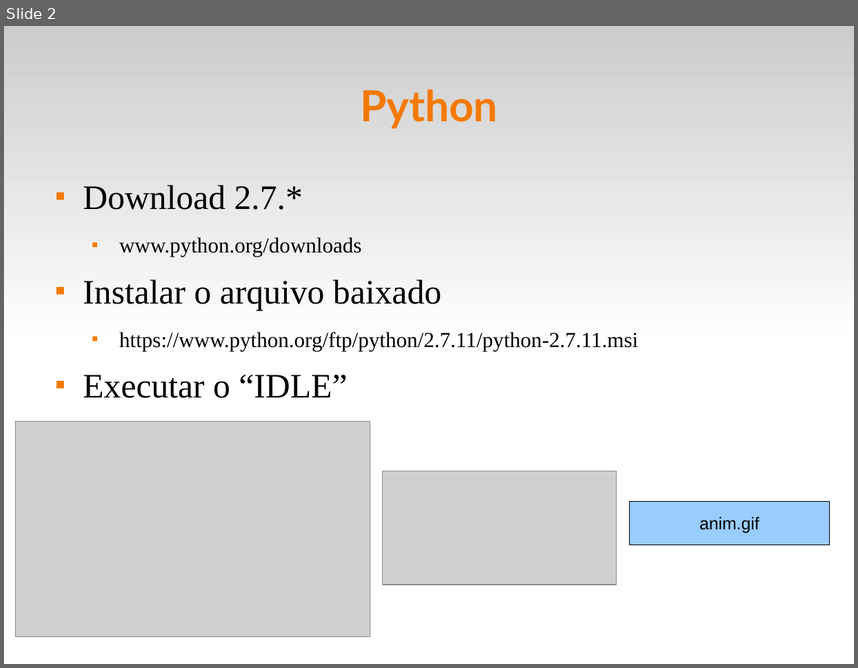
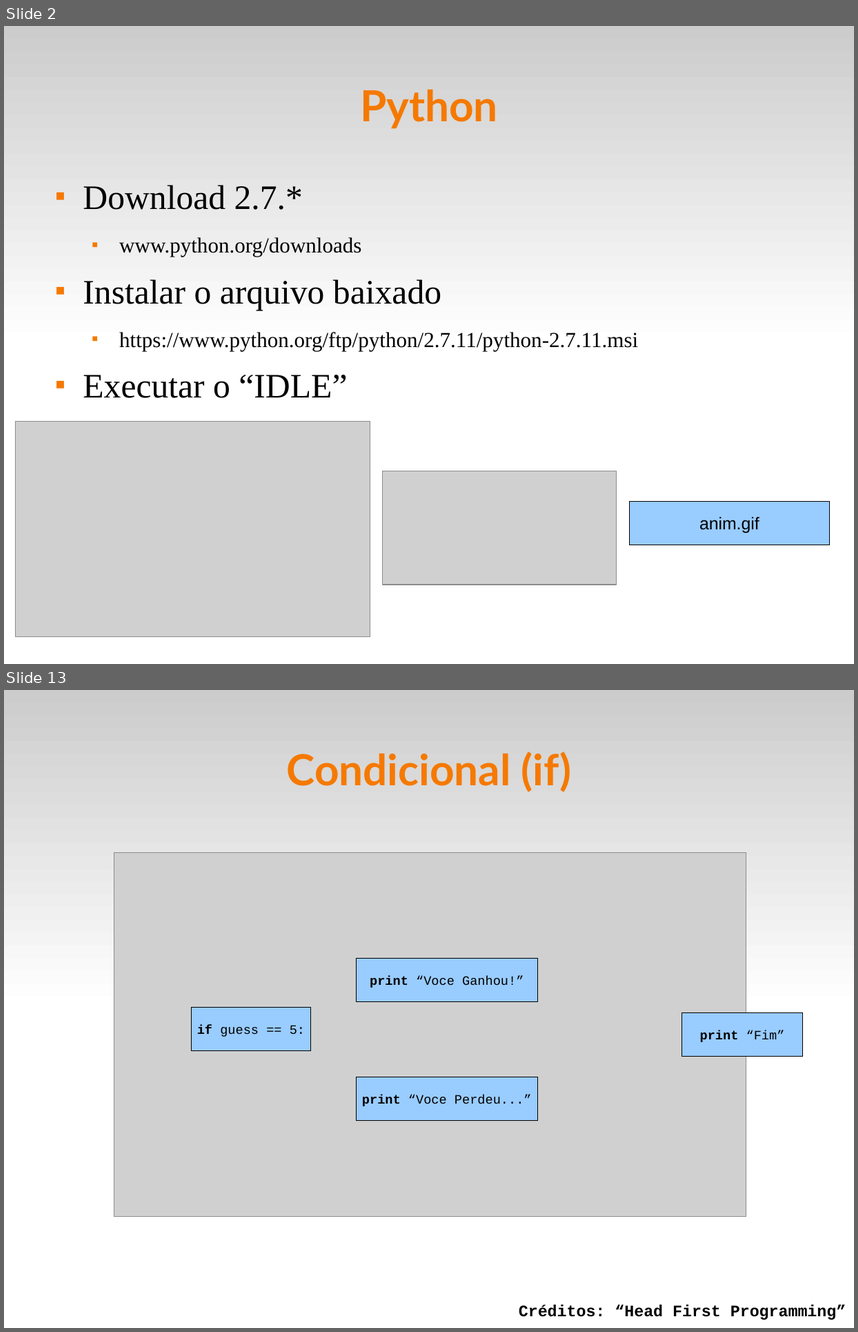
Before and after one commit to fsantanna-uerj/IPD, a slide deck: slides/ipd-02.odp. Shown one above the other, each under a label of ours: slide 2 before the commit, slides 2 and 13 after it; the slides between them are not shown. The pictures are 858x668 and 858x1332 pixels, drawn with LibreOffice and Linux fonts; fonts in the diff are those of the drawing; grey boxes stand for pictures. Boxes give left, top, right and bottom in pixels: in the first picture for what was removed or moved away, otherwise in the second. Text is boxed around its words. In the diff, an @@ line names an element or a change of style, - is before the commit and + after.

```diff
--- a/slides/ipd-02.odp
+++ b/slides/ipd-02.odp
@@ slide 13 added at bbox=[4, 690, 854, 1328], background #FFFFFF; not listed: 1 template element that a slide beside it also shows @@
@@ title added at bbox=[287, 751, 571, 792], 40 pt, text #F57900, bold @@
+Condicional (if)
@@ picture added at bbox=[114, 852, 747, 1216] @@
@@ rectangle added at bbox=[357, 958, 538, 1002], fill #99CCFF, outline #000000 0 pt, 12 pt, text #000000 @@
+print “Voce Ganhou!”
@@ rectangle added at bbox=[192, 1007, 311, 1050], fill #99CCFF, outline #000000 0 pt, 12 pt, text #000000 @@
+if guess == 5:
@@ rectangle added at bbox=[682, 1013, 802, 1056], fill #99CCFF, outline #000000 0 pt, 12 pt, text #000000, bold @@
+print “Fim”
@@ rectangle added at bbox=[357, 1076, 538, 1120], fill #99CCFF, outline #000000 0 pt, 12 pt, text #000000 @@
+print “Voce Perdeu...”
@@ text added at bbox=[519, 1304, 846, 1319], 15 pt, text #000000, bold @@
+Créditos: “Head First Programming”
```
Also in this commit, not shown: 10 other slides added, 10 other files.
